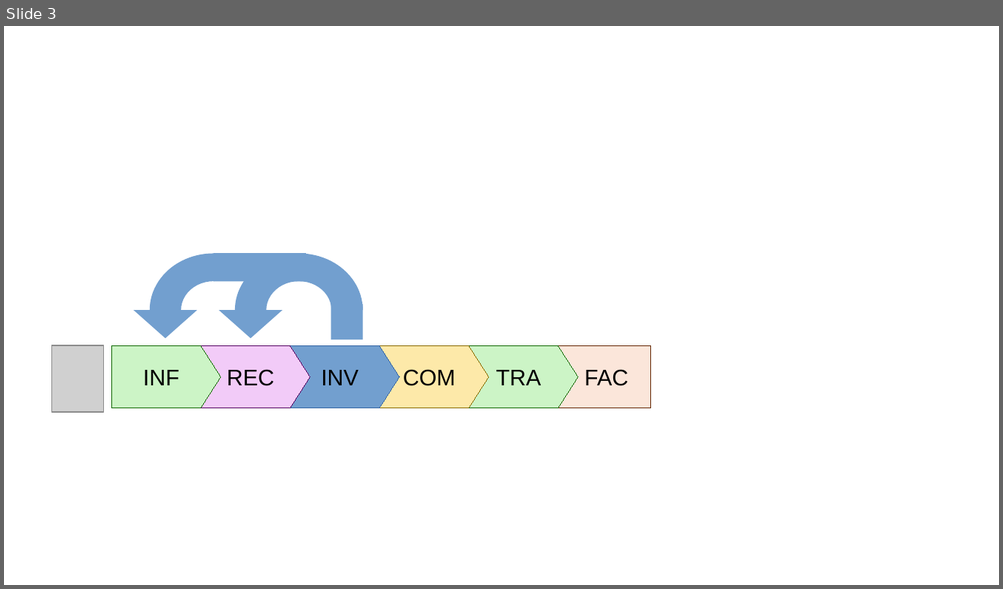
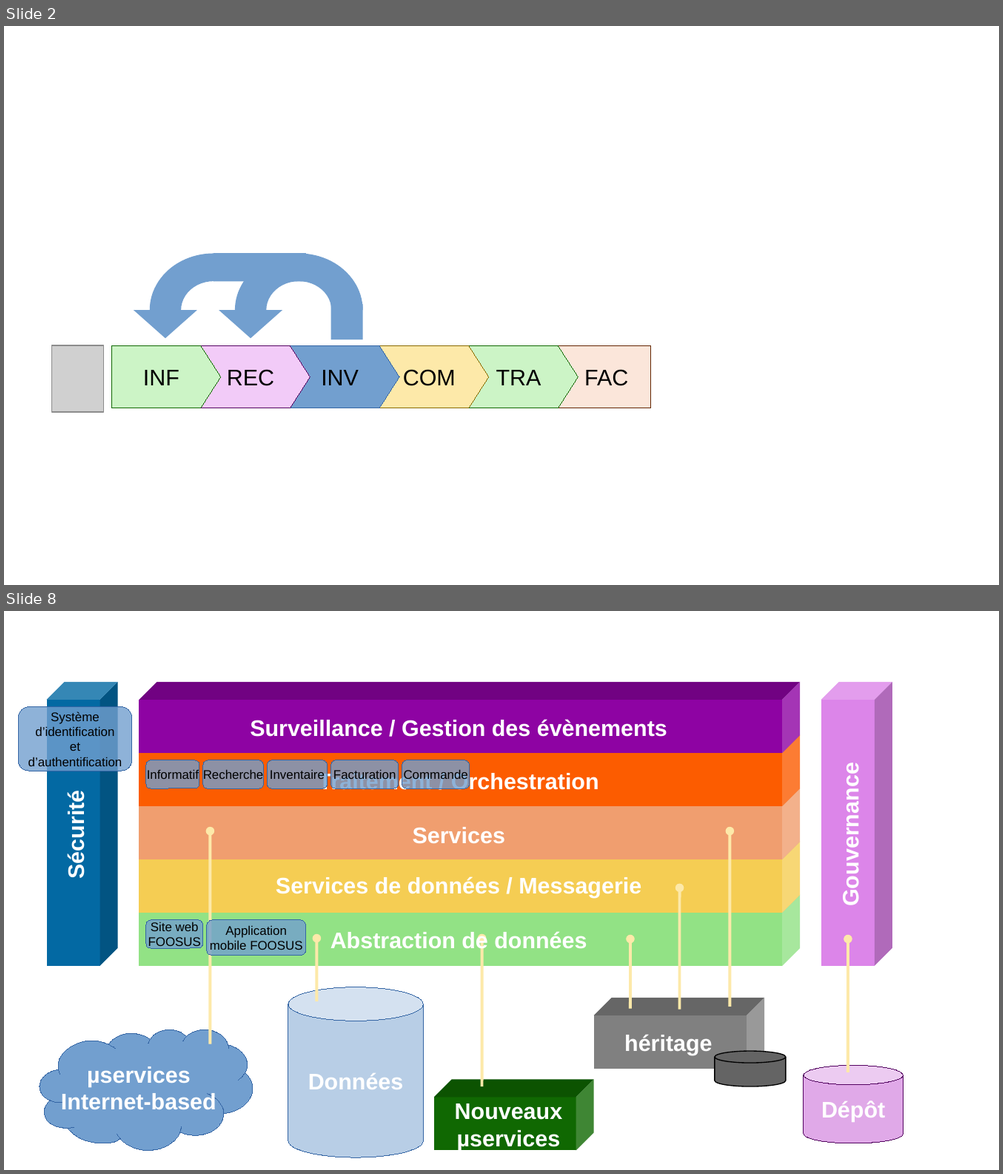
Before and after one commit to gattardm/P5, a slide deck: resources/fonctionnel.odp. Shown one above the other, each under a label of ours: slide 3 before the commit, slides 2 and 8 after it; the slides between them are not shown. The pictures are 1003x589 and 1003x1174 pixels, drawn with LibreOffice and Linux fonts; fonts in the diff are those of the drawing; grey boxes stand for pictures. Boxes give left, top, right and bottom in pixels: in the first picture for what was removed or moved away, otherwise in the second. Text is boxed around its words. In the diff, an @@ line names an element or a change of style, - is before the commit and + after.

```diff
--- a/resources/fonctionnel.odp
+++ b/resources/fonctionnel.odp
@@ slide 8 added at (4, 611, 999, 1170), background #FFFFFF @@
@@ cube added at (46, 682, 118, 967), fill #0369A3 @@
@@ cube added at (139, 682, 800, 753), fill #8E03A3 @@
@@ cube added at (822, 682, 893, 967), fill #DC85E9 @@
@@ rounded rectangle added at (19, 706, 132, 771), fill #729FCF at 80% opacity, outline #3465A4 0 pt, 10 pt, text #000000 @@
+Système
+d’identification
+et
+d’authentification
@@ text added at (250, 719, 667, 737), 18 pt, text #FFFFFF, bold @@
+Surveillance / Gestion des évènements
@@ cube added at (139, 735, 800, 806), fill #FC5C00 @@
@@ rounded rectangle added at (145, 760, 199, 788), fill #729FCF at 80% opacity, outline #3465A4 0 pt, 10 pt, text #000000 @@
+Informatif
@@ rounded rectangle added at (204, 760, 264, 788), fill #729FCF at 80% opacity, outline #3465A4 0 pt, 10 pt, text #000000 @@
+Recherche
@@ rounded rectangle added at (267, 760, 327, 789), fill #729FCF at 80% opacity, outline #3465A4 0 pt, 10 pt, text #000000 @@
+Inventaire
@@ rounded rectangle added at (330, 760, 398, 789), fill #729FCF at 80% opacity, outline #3465A4 0 pt, 10 pt, text #000000 @@
+Facturation
@@ rounded rectangle added at (402, 760, 469, 789), fill #729FCF at 80% opacity, outline #3465A4 0 pt, 10 pt, text #000000 @@
+Commande
@@ text added at (318, 772, 599, 794), 18 pt, text #FFFFFF, bold @@
+Traitement / Orchestration
@@ text added at (838, 777, 863, 903), 18 pt, text #FFFFFF, bold @@
+Gouvernance
@@ text added at (64, 799, 89, 876), 18 pt, text #FFFFFF, bold @@
+Sécurité
@@ cube added at (139, 789, 800, 860), fill #F09E6F @@
@@ arrow added from (210, 1044) to (210, 832), #FDE9A9 2.3 pt @@
@@ text added at (412, 827, 505, 844), 18 pt, text #FFFFFF, bold @@
+Services
@@ cube added at (139, 842, 800, 913), fill #F5CD53 @@
@@ text added at (276, 877, 641, 898), 18 pt, text #FFFFFF, bold @@
+Services de données / Messagerie
@@ cube added at (139, 895, 800, 966), fill #92E285 @@
@@ group added at (595, 832, 785, 1087): 3 arrows, 1 cube, 1 text, 1 cylinder @@
+héritage
@@ rounded rectangle added at (145, 920, 202, 948), fill #729FCF at 80% opacity, outline #3465A4 0 pt, 10 pt, text #000000 @@
+Site web
+FOOSUS
@@ rounded rectangle added at (206, 920, 305, 956), fill #729FCF at 80% opacity, outline #3465A4 0 pt, 10 pt, text #000000 @@
+Application
+mobile FOOSUS
@@ arrow added from (316, 1002) to (316, 939), #FDE9A9 2.3 pt @@
@@ text added at (330, 931, 586, 953), 18 pt, text #FFFFFF, bold @@
+Abstraction de données
@@ arrow added from (482, 1088) to (482, 939), #FDE9A9 2.3 pt @@
@@ arrow added from (848, 1073) to (848, 940), #FDE9A9 2.3 pt @@
@@ cylinder added at (288, 988, 424, 1158), fill #729FCF at 50% opacity, outline #3465A4 0 pt, 18 pt, text #FFFFFF, bold @@
+Données
@@ freeform shape added at (40, 1031, 252, 1152), fill #729FCF, outline #3465A4 0 pt, 18 pt, text #FFFFFF, bold @@
+µservices
+Internet-based
@@ cylinder added at (804, 1066, 903, 1145), fill #C254D2 at 50% opacity, outline #530260 0 pt, 18 pt, text #FFFFFF, bold @@
+Dépôt
@@ cube added at (435, 1079, 595, 1150), fill #106802 @@
@@ text added at (455, 1104, 563, 1151), 18 pt, text #FFFFFF, bold @@
+Nouveaux µservices
@@ what was slide 3 is now slide 2 @@
```
Also in this commit, not shown: 1 slide changed, 6 other slides added, 5 other files.
